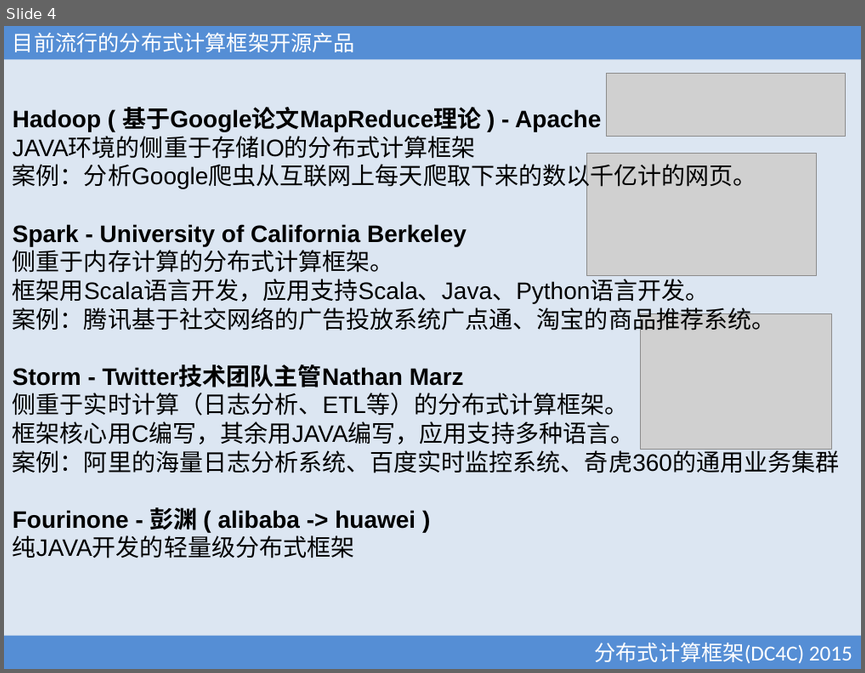
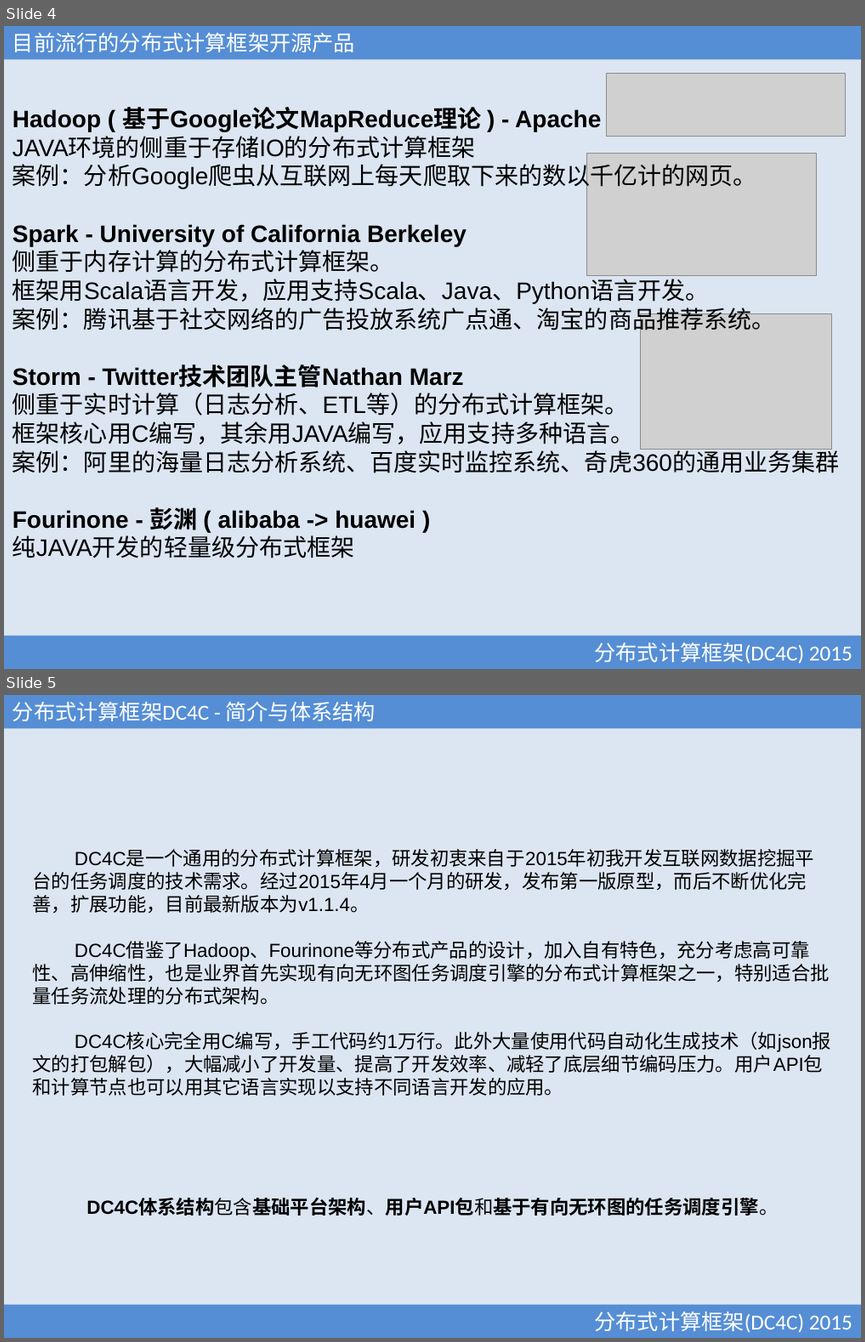
Before and after one commit to xubingyue/dc4c, a slide deck: doc/DC4C.ppt. Shown one above the other, each under a label of ours: slide 4 before the commit, slides 4 and 5 after it. The pictures are 865x673 and 865x1342 pixels, drawn with LibreOffice and Linux fonts; fonts in the diff are those of the drawing; grey boxes stand for pictures. Boxes give left, top, right and bottom in pixels: in the first picture for what was removed or moved away, otherwise in the second. Text is boxed around its words. In the diff, an @@ line names an element or a change of style, - is before the commit and + after.

```diff
--- a/doc/DC4C.ppt
+++ b/doc/DC4C.ppt
@@ slide 5 added at [4, 695, 861, 1338], background #DCE6F2 @@
@@ rectangle added at [4, 695, 861, 728], fill #558ED5, 18 pt, text #FFFFFF @@
+分布式计算框架DC4C - 简介与体系结构
@@ text added at [32, 851, 831, 1095], 16 pt, text #000000 @@
+DC4C是一个通用的分布式计算框架，研发初衷来自于2015年初我开发互联网数据挖掘平台的任务调度的技术需求。经过2015年4月一个月的研发，发布第一版原型，而后不断优化完善，扩展功能，目前最新版本为v1.1.4。
+DC4C借鉴了Hadoop、Fourinone等分布式产品的设计，加入自有特色，充分考虑高可靠性、高伸缩性，也是业界首先实现有向无环图任务调度引擎的分布式计算框架之一，特别适合批量任务流处理的分布式架构。
+DC4C核心完全用C编写，手工代码约1万行。此外大量使用代码自动化生成技术（如json报文的打包解包），大幅减小了开发量、提高了开发效率、减轻了底层细节编码压力。用户API包和计算节点也可以用其它语言实现以支持不同语言开发的应用。
@@ text added at [86, 1198, 778, 1215], 16 pt, text #000000, bold @@
+DC4C体系结构包含基础平台架构、用户API包和基于有向无环图的任务调度引擎。
@@ rectangle added at [4, 1304, 861, 1338], fill #558ED5, 18 pt, text #FFFFFF @@
+分布式计算框架(DC4C) 2015
```
Also in this commit, not shown: 11 slides changed, 3 other slides added, 14 other files.
